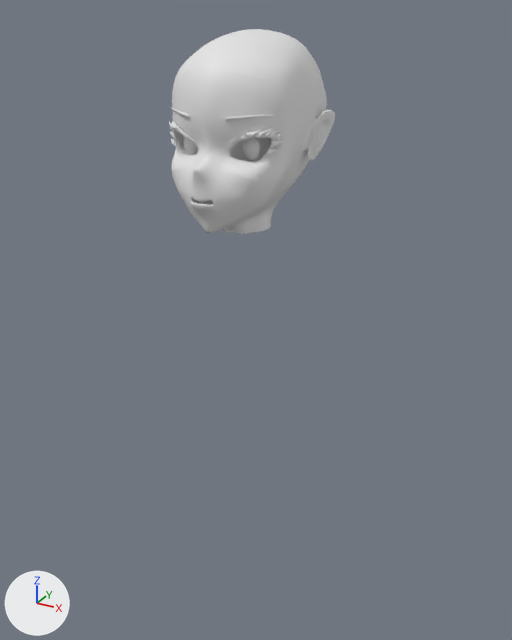
The Blender file BasicSht/TutorialSht/nino01.blend: old version first, new version second.
Both versions are drawn from a 50 mm lens placed at (8.0, -12.69, 27.55), pointed at (0.12, 1.64, 20.39). Lighting does not change. The marker at lower left points along +X, +Y and +Z.

Objects in the first picture: 'EyebrownUp', 'Face03'.
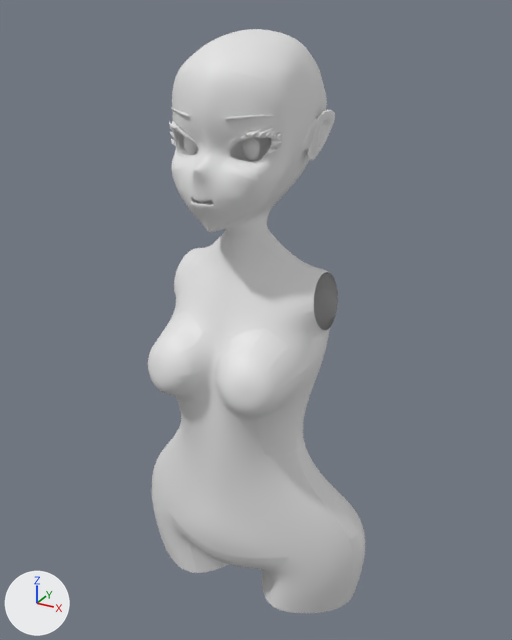
Location of each change, [x1, y1, x2, y2] in pixels of the pictures (512 x 640 px):
```json
{"object": "Face03", "change": "reshaped", "before": [171, 29, 335, 234], "after": [148, 29, 365, 613], "on screen": "32% wider, 184% taller"}
{"part": 1, "of": "me_vert_003", "change": "built on", "before": [189, 204, 277, 234], "after": [148, 204, 365, 613]}
```

Scene script edits in JSON lines:
```json
{"block": "me_vert_003", "where": "# used by ob_face03; location = (0.0, 0.0, 0.0)"}
{"op": "remove", "block": "me_vert_003", "code": "me_vert_003.from_pydata(...)  # 493 vertices, 458 faces; spans x -1.81..0.0, y -0.73..3.56, z 22.87..27.17"}
{"op": "add", "block": "me_vert_003", "code": "me_vert_003.from_pydata(...)  # 696 vertices, 650 faces; spans x -3.52..0.0, y -0.89..3.56, z 12.56..27.17"}
{"block": "me_vert_003", "change": "me_vert_003 part 1"}
{"block": "me_vert_003", "change": "16 vertices are removed from x -0.58..0.0, y 0.61..2.36, z 22.87..23.35"}
{"block": "me_vert_003", "change": "25 faces are deleted"}
{"block": "me_vert_003", "change": "46 vertices move from x -0.84..0.0, y -0.37..2.89, z 22.87..24.24 to x -0.8..0.0, y -0.36..2.85, z 22.87..24.26"}
{"block": "me_vert_003", "change": "219 vertices are added at x -3.52..0.0, y -0.89..3.46, z 12.56..23.32"}
{"block": "me_vert_003", "change": "217 new faces join them"}
```
